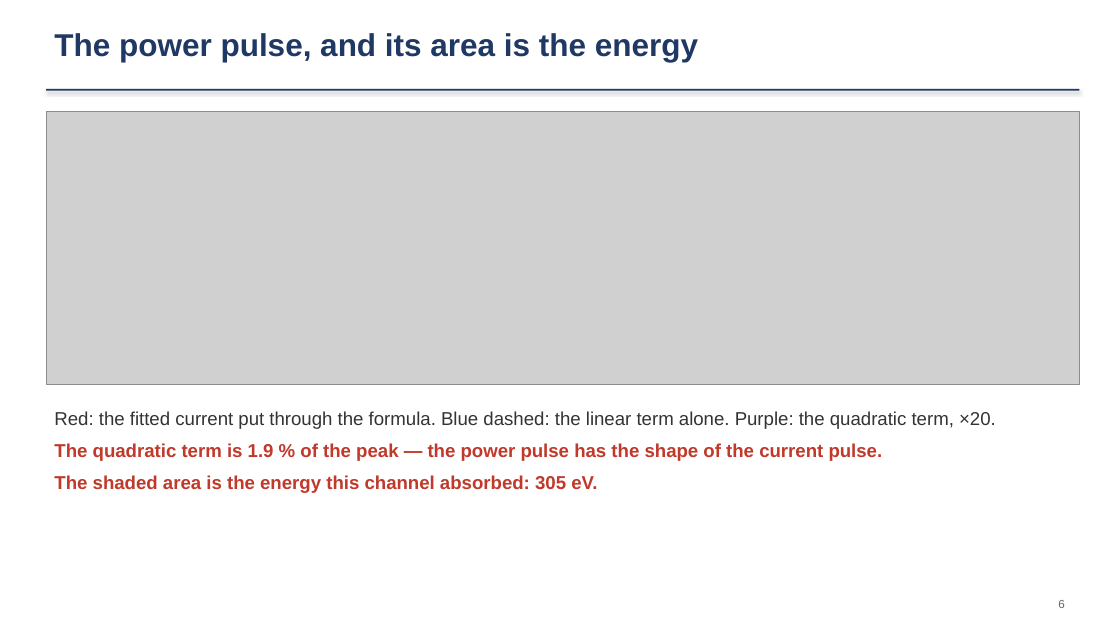
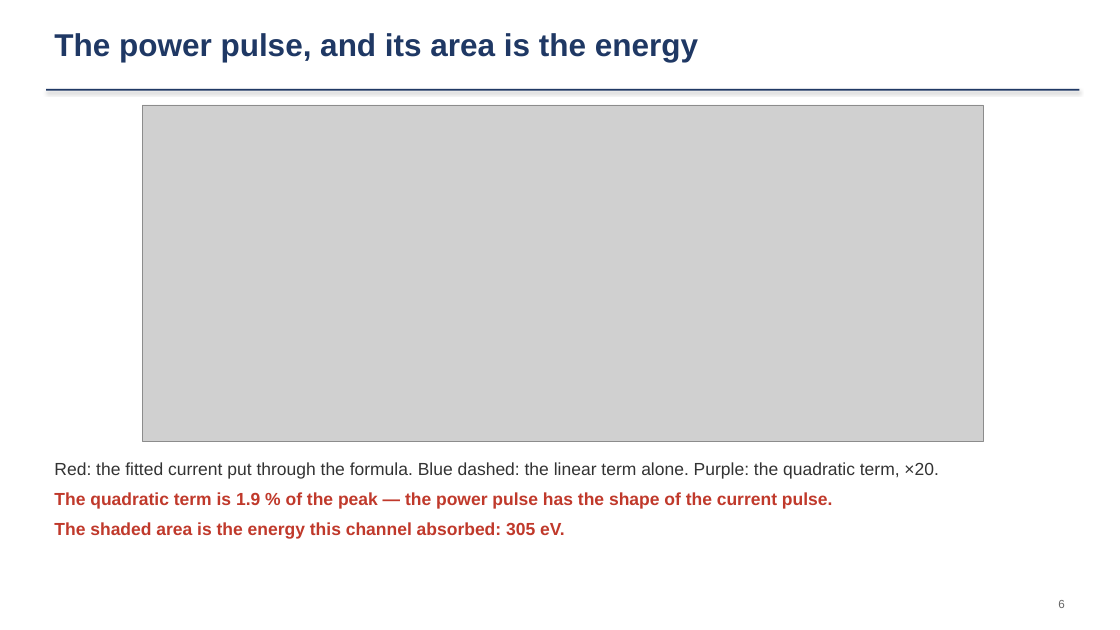
Before and after one commit to ZhihengLi0/urop, a slide deck: slide 6 of snolab/collection_efficiency/presentation/SNOLAB_R4_collection_efficiency_20260910.pptx. Drawn at 1120x630 pixels with LibreOffice and Linux fonts; fonts in the diff are those of the drawing; grey boxes stand for pictures. Boxes give left, top, right and bottom in pixels: in the first picture for what was removed or moved away, otherwise in the second. Text is boxed around its words. In the diff, an @@ line names an element or a change of style, - is before the commit and + after.

```diff
--- a/snolab/collection_efficiency/presentation/SNOLAB_R4_collection_efficiency_20260910.pptx
+++ b/snolab/collection_efficiency/presentation/SNOLAB_R4_collection_efficiency_20260910.pptx
@@ picture: place and size @@
-picture at (46,112,1080,385)
+picture at (143,105,984,441)
@@ text "Red: the fitted current put ...": place and size @@
-text "Red: the fitted current put ..." at (54,411,996,493)
+text "Red: the fitted current put ..." at (54,462,938,539)
@@ text "Red: the fitted current put ..." at (54,462,938,539): size 16 to 15 pt @@
```
Also in this commit, not shown: 6 other slides changed, 21 other files.
